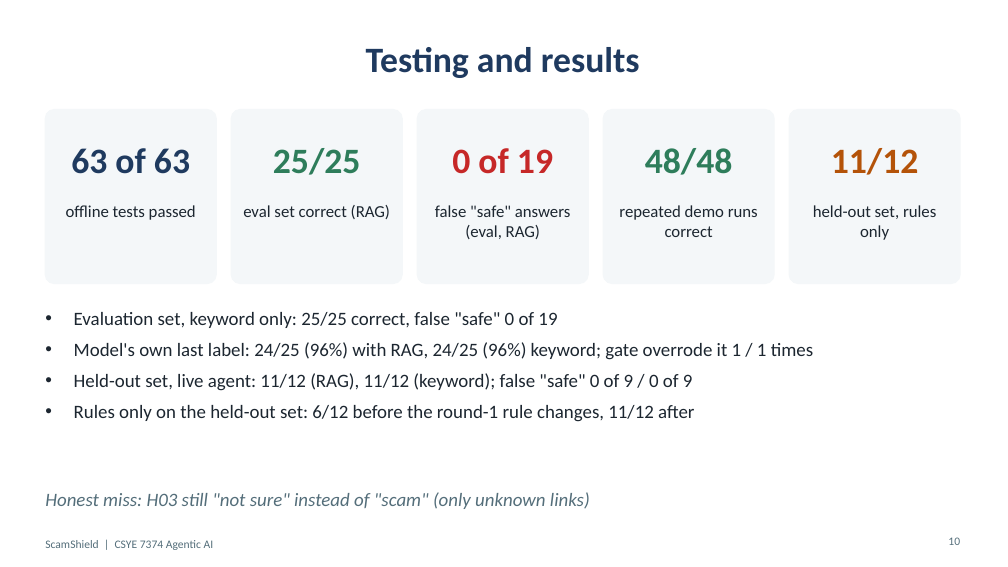
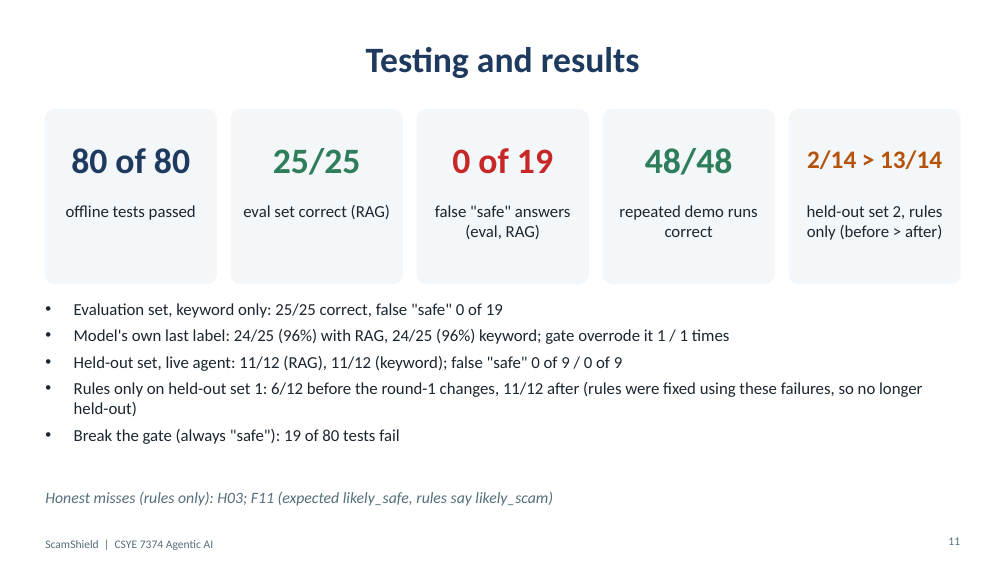
Before and after one commit to ARUNAS95/ScamShield, a slide deck: slide 11 of docs/ScamShield_Presentation.pptx (slide 10 before the commit). Drawn at 1008x567 pixels with LibreOffice and Linux fonts; fonts in the diff are those of the drawing. Boxes give left, top, right and bottom in pixels: in the first picture for what was removed or moved away, otherwise in the second. Text is boxed around its words. In the diff, an @@ line names an element or a change of style, - is before the commit and + after.

Commit message:
Rebuild the project document and presentation from the round-3 evidence

```diff
--- a/docs/ScamShield_Presentation.pptx
+++ b/docs/ScamShield_Presentation.pptx
@@ text at (71,148,190,174): text changed @@
-63 of 63
+80 of 80
@@ text at (807,150,942,169): text changed; size 34 to 24 pt @@
-11/12
+2/14 > 13/14
@@ text at (807,205,942,240): text changed @@
-held-out set, rules only
+held-out set 2, rules only (before > after)
@@ text "Evaluation set, keyword only: 25/25 ...": place and size @@
-text "Evaluation set, keyword only: 25/25 ..." at (74,312,813,422)
+text "Evaluation set, keyword only: 25/25 ..." at (74,303,922,444)
@@ text at (74,303,730,371): size 18 to 16 pt in "Evaluation set, keyword only: 25/25 correct, false ...", "Model's own last label: 24/25 (96%) with ...", "Held-out set, live agent: 11/12 (RAG), 11/12 ..."; less space between paragraphs @@
@@ text at (74,382,922,444): text changed; size 18 to 16 pt @@
-• Rules only on the held-out set: 6/12 before the round-1 rule changes, 11/12 after
+• Rules only on held-out set 1: 6/12 before the round-1 changes, 11/12 after (rules were fixed using these failures, so no longer held-out)
+• Break the gate (always "safe"): 19 of 80 tests fail
@@ text at (45,491,553,506): text changed; size 18 to 15 pt @@
-Honest miss: H03 still "not sure" instead of "scam" (only unknown links)
+Honest misses (rules only): H03; F11 (expected likely_safe, rules say likely_scam)
@@ page number at (948,537,960,545): text changed @@
-10
+11
```
Also in this commit, not shown: 4 other slides changed, 2 slides added, 1 slide removed, 2 other files.
